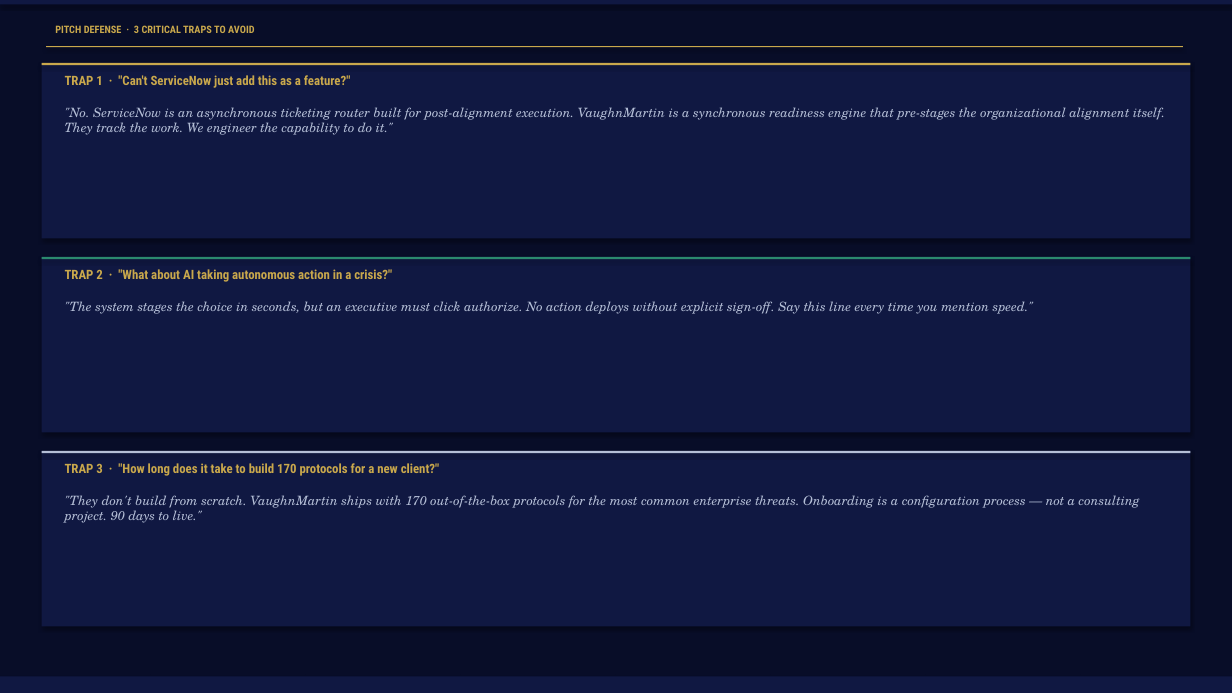
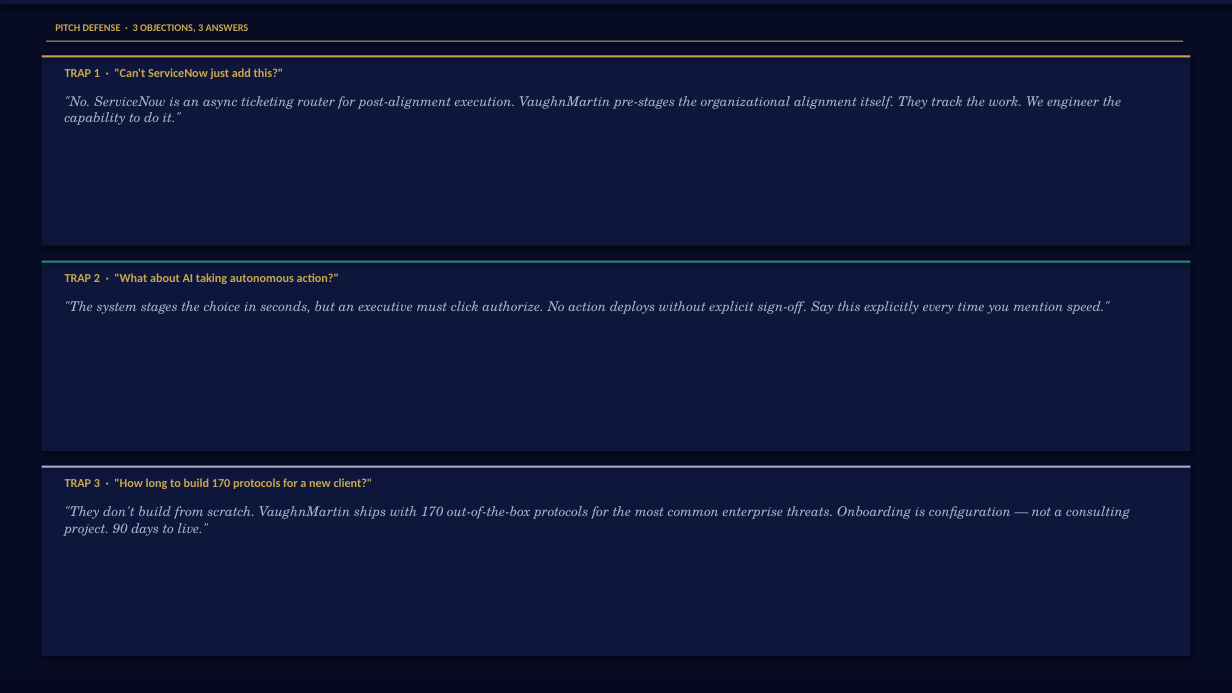
Before and after one commit to mbrunke18/CodePlatform1, a slide deck: slide 10 of attached_assets/VaughnMartin-Investor-Deck-v13-final.pptx. Drawn at 1232x693 pixels with LibreOffice and Linux fonts; fonts in the diff are those of the drawing. Boxes give left, top, right and bottom in pixels: in the first picture for what was removed or moved away, otherwise in the second. Text is boxed around its words. In the diff, an @@ line names an element or a change of style, - is before the commit and + after.

```diff
--- a/attached_assets/VaughnMartin-Investor-Deck-v13-final.pptx
+++ b/attached_assets/VaughnMartin-Investor-Deck-v13-final.pptx
@@ background #080D28 to #070B24 @@
@@ text at [55,24,249,32]: text changed; font Roboto Condensed to Calibri @@
-PITCH DEFENSE · 3 CRITICAL TRAPS TO AVOID
+PITCH DEFENSE · 3 OBJECTIONS, 3 ANSWERS
@@ rectangle: place and size @@
-rectangle at [42,63,1190,66]
+rectangle at [42,55,1190,57]
@@ rectangle: place and size @@
-rectangle at [42,63,1190,238]
+rectangle at [42,55,1190,246]
@@ rectangle: place and size @@
-rectangle at [46,46,1183,47]
+rectangle at [46,41,1183,42]
@@ text at [65,68,284,79]: text changed; size 10 to 9.5 pt; font Roboto Condensed to Calibri @@
-TRAP 1 · "Can't ServiceNow just add this as a feature?"
+TRAP 1 · "Can't ServiceNow just add this?"
@@ text at [65,96,1122,125]: text changed; size 10 to 10.5 pt; text colour #B4BED6 to #AAB4CC @@
-"No. ServiceNow is an asynchronous ticketing router built for post-alignment execution. VaughnMartin is a synchronous readiness engine that pre-stages the organizational alignment itself. They track the work. We engineer the capability to do it."
+"No. ServiceNow is an async ticketing router for post-alignment execution. VaughnMartin pre-stages the organizational alignment itself. They track the work. We engineer the capability to do it."
@@ rectangle: place and size @@
-rectangle at [42,257,1190,260]
+rectangle at [42,261,1190,262]
@@ rectangle: place and size @@
-rectangle at [42,257,1190,433]
+rectangle at [42,261,1190,451]
@@ text at [65,273,339,284]: text changed; size 10 to 9.5 pt; font Roboto Condensed to Calibri @@
-TRAP 2 · "What about AI taking autonomous action in a crisis?"
+TRAP 2 · "What about AI taking autonomous action?"
@@ text at [65,301,1110,314]: text changed; size 10 to 10.5 pt; text colour #B4BED6 to #AAB4CC @@
-"The system stages the choice in seconds, but an executive must click authorize. No action deploys without explicit sign-off. Say this line every time you mention speed."
+"The system stages the choice in seconds, but an executive must click authorize. No action deploys without explicit sign-off. Say this explicitly every time you mention speed."
@@ fill #101842 to #0E163C in 3 elements at [42,55,1190,246], [42,261,1190,451], [42,466,1190,656] @@
@@ rectangle: place and size @@
-rectangle at [42,451,1190,454]
+rectangle at [42,466,1190,468]
@@ rectangle at [42,466,1190,468]: fill #B4BED6 to #AAB4CC @@
@@ rectangle: place and size @@
-rectangle at [42,451,1190,627]
+rectangle at [42,466,1190,656]
@@ text at [65,478,373,489]: text changed; size 10 to 9.5 pt; font Roboto Condensed to Calibri @@
-TRAP 3 · "How long does it take to build 170 protocols for a new client?"
+TRAP 3 · "How long to build 170 protocols for a new client?"
@@ text at [65,506,1130,536]: text changed; size 10 to 10.5 pt; text colour #B4BED6 to #AAB4CC @@
-"They don't build from scratch. VaughnMartin ships with 170 out-of-the-box protocols for the most common enterprise threats. Onboarding is a configuration process — not a consulting project. 90 days to live."
+"They don't build from scratch. VaughnMartin ships with 170 out-of-the-box protocols for the most common enterprise threats. Onboarding is configuration — not a consulting project. 90 days to live."
@@ rectangle at [0,680,1232,693]: fill #101842 to #05081E @@
```
Also in this commit, not shown: 9 other slides changed, 8 other files.
